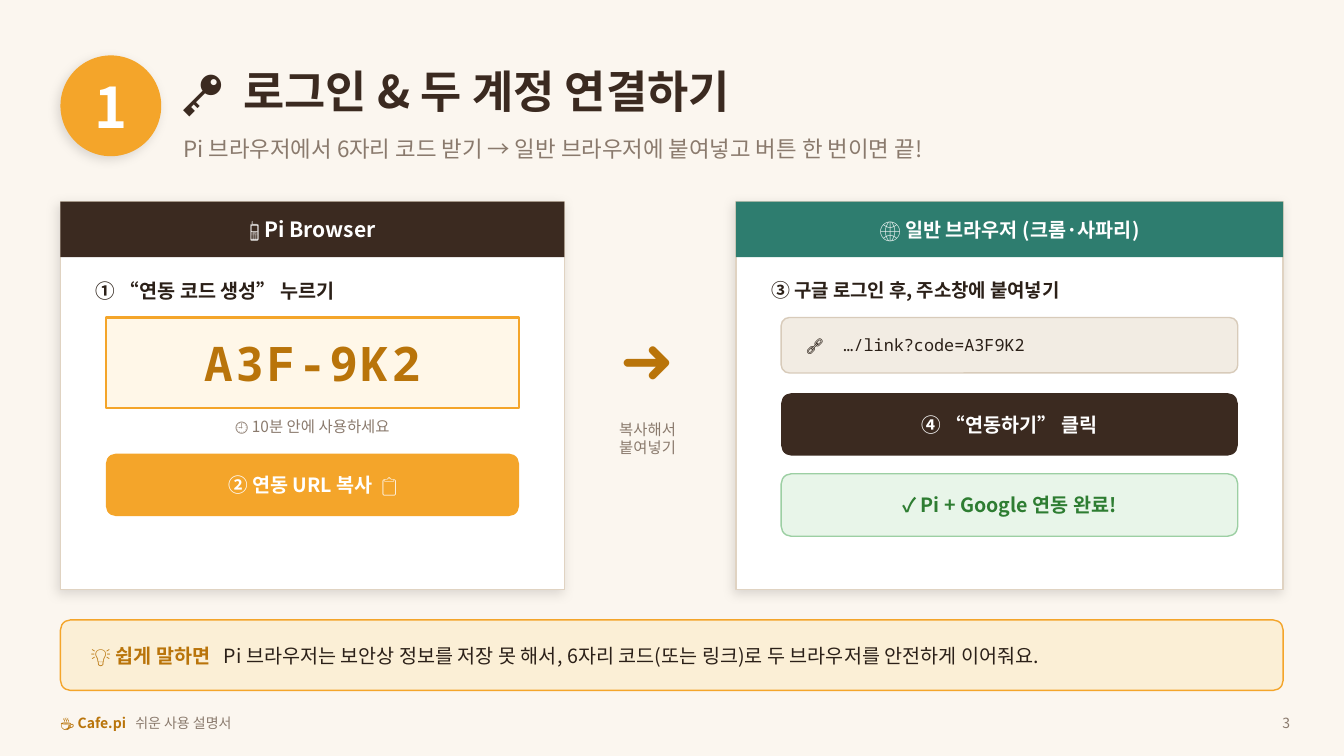
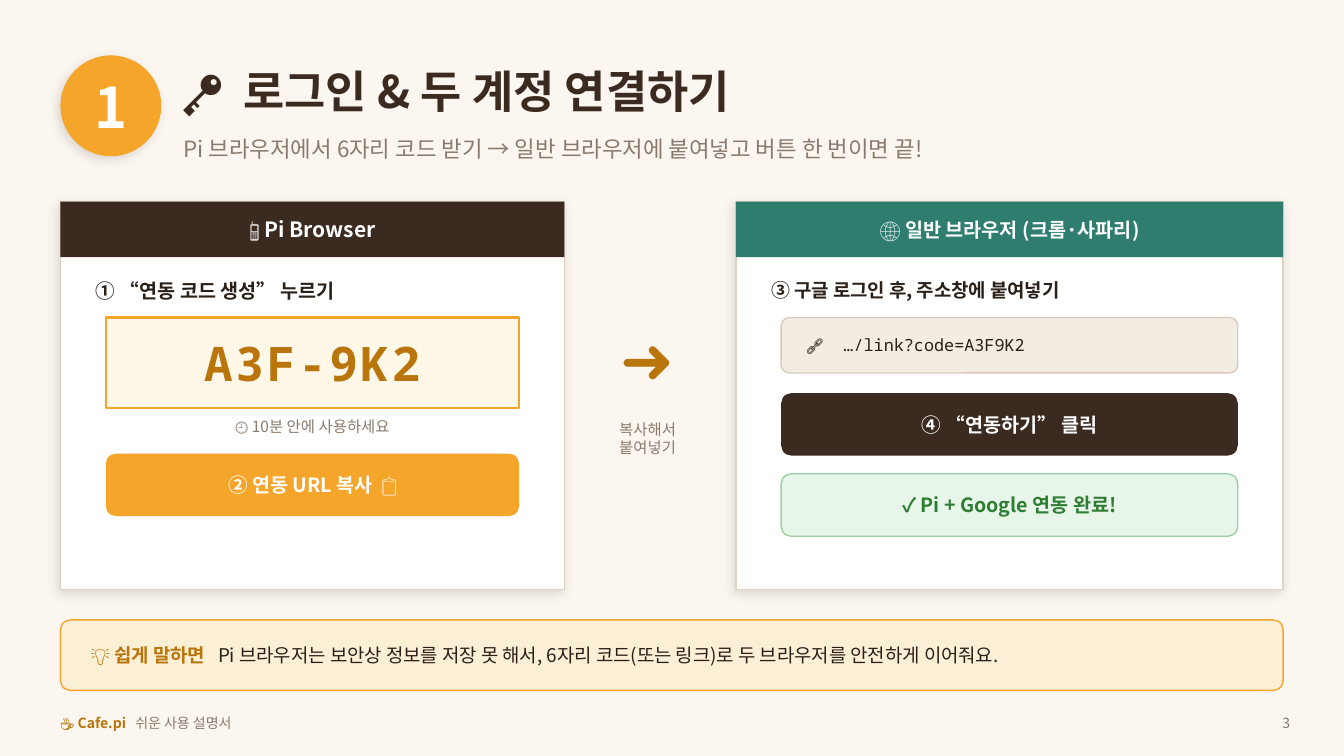
Before and after one commit to anakinwon/loginpi, a slide deck: slide 3 of docs/Cafe.pi_쉬운_사용자매뉴얼.pptx. Drawn at 1344x756 pixels with LibreOffice and Linux fonts; fonts in the diff are those of the drawing. Boxes give left, top, right and bottom in pixels: in the first picture for what was removed or moved away, otherwise in the second. Text is boxed around its words. In the diff, an @@ line names an element or a change of style, - is before the commit and + after.

```diff
--- a/docs/Cafe.pi_쉬운_사용자매뉴얼.pptx
+++ b/docs/Cafe.pi_쉬운_사용자매뉴얼.pptx
@@ text "💡 쉽게 말하면 Pi 브라우저는 ..." at (114, 646, 999, 666): size 14 to 13.5 pt @@
```
Also in this commit, not shown: 6 other slides changed.
